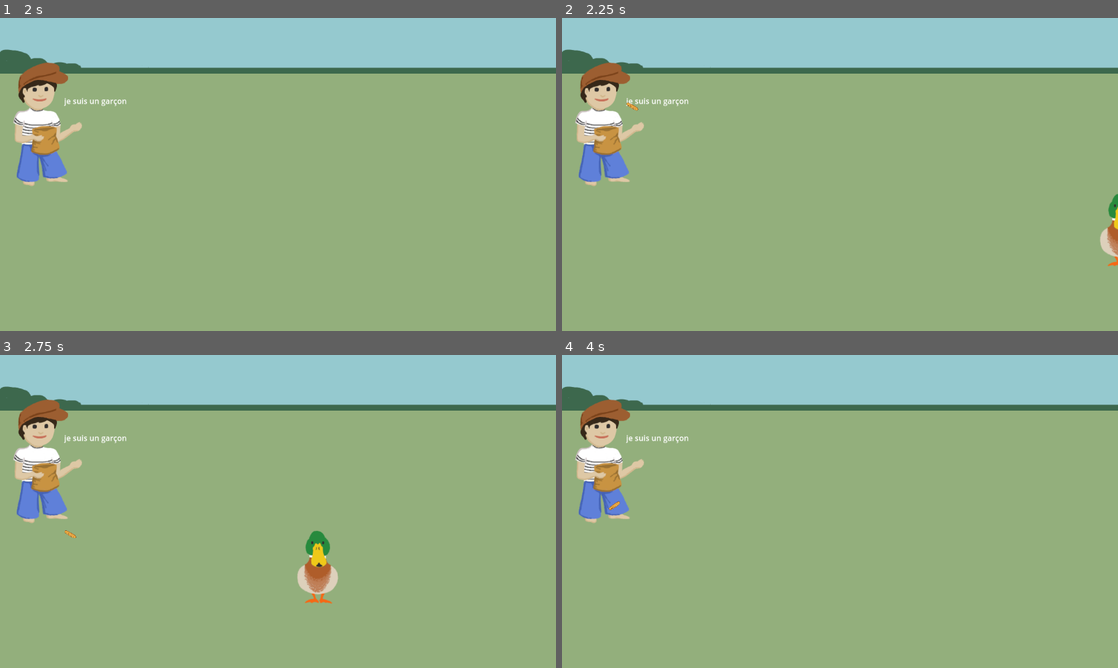
Above: before the commit, frames 1-4 (two rows, left to right).
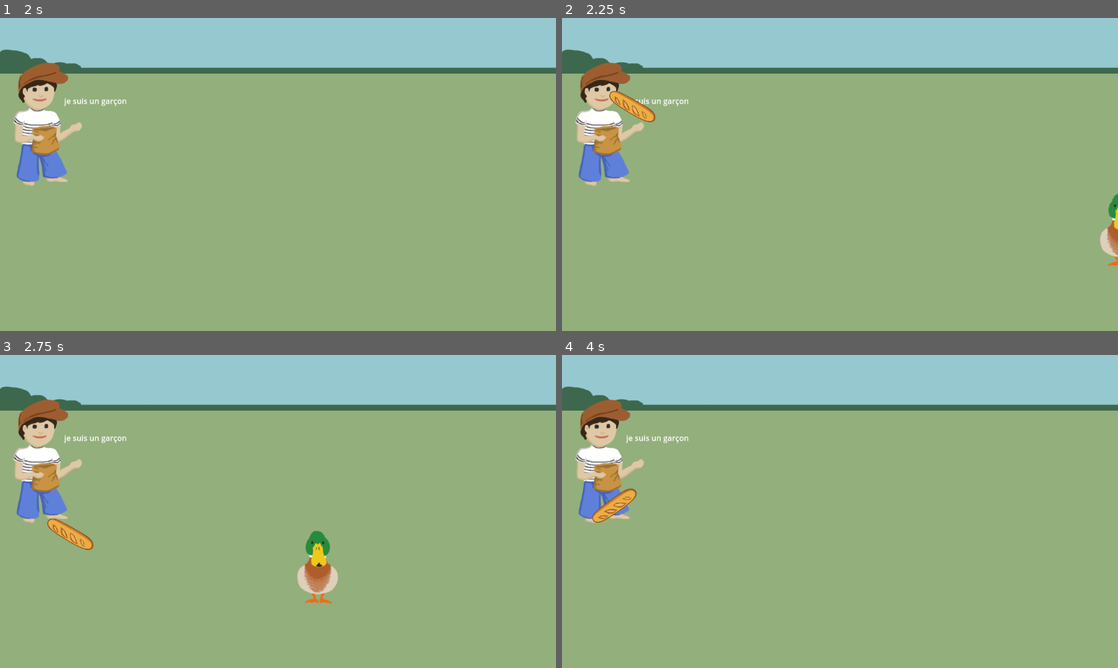
Above: after the commit, the same moments.

Repository: baguette-ballett/baguette-ballett
Game: Godot game, scene res://scenes/intro/intro.tscn
Same seed, same stepped clock (60 frames per second), same inputs: the game is played once before the commit and once after it.
Inputs:
- Up to frame 1 (2 s): click "Start" at 0.5 s; tap Enter at 1.25 s; hold Right (right) from 1.28 s (still down)
- Up to frame 2 (2.25 s): release Right (right) at 2.03 s; hold Left (left) from 2.03 s (still down)
- Up to frame 3 (2.75 s): keep holding Left (left)
- Up to frame 4 (4 s): release Left (left) at 2.78 s; hold Right (right) from 2.78 s (still down)

Frame 1 is identical in both runs. In frame 2, 0.4% of the frame differs, in the area x 8-17%, y 23-34%; in frame 3, 0.4%; in frame 4, 0.4%, in the area x 5-14%, y 42-54%.

Commit message:
fix baguette shape

Diff:
--- a/scenes/baguette/baguette.tscn
+++ b/scenes/baguette/baguette.tscn
@@ -9,17 +9,17 @@
 script = ExtResource("1_gruu6")
 
 [node name="baguette sprite" type="Sprite2D" parent="."]
-scale = Vector2(0.1, 0.1)
+scale = Vector2(0.4, 0.4)
 texture = ExtResource("2_fxtg6")
 
 [node name="baguette collision" type="CollisionPolygon2D" parent="."]
-scale = Vector2(0.1, 0.1)
-polygon = PackedVector2Array(76, 156, 250, -43, 366, -185, 421, -280, 432, -343, 424, -382, 397, -418, 362, -437, 319, -443, 272, -434, 223, -409, 144, -349, -7, -206, -112, -96, -221, 27, -324, 153, -385, 244, -409, 297, -417, 336, -416, 369, -404, 401, -383, 426, -353, 443, -313, 451, -266, 447, -226, 433, -188, 414, -121, 363)
+scale = Vector2(0.4, 0.4)
+polygon = PackedVector2Array(92, -99, 96, -94, 99, -89, 100, -85, 100, -72, 98, -65, 93, -55, 84, -42, 64, -17, 9, 45, -20, 76, -39, 93, -50, 100, -60, 104, -66, 106, -77, 106, -85, 103, -90, 100, -94, 96, -98, 88, -99, 82, -99, 74, -96, 65, -90, 52, -81, 39, -67, 21, -49, -1, -29, -22, 9, -61, 28, -79, 40, -89, 50, -97, 60, -102, 70, -105, 80, -105, 85, -103)
 
 [node name="baguette area" type="Area2D" parent="."]
 
 [node name="baguette area collision" type="CollisionPolygon2D" parent="baguette area"]
-scale = Vector2(0.1, 0.1)
-polygon = PackedVector2Array(76, 156, 250, -43, 366, -185, 421, -280, 432, -343, 424, -382, 397, -418, 362, -437, 319, -443, 272, -434, 223, -409, 144, -349, -7, -206, -112, -96, -221, 27, -324, 153, -385, 244, -409, 297, -417, 336, -416, 369, -404, 401, -383, 426, -353, 443, -313, 451, -266, 447, -226, 433, -188, 414, -121, 363)
+scale = Vector2(0.4, 0.4)
+polygon = PackedVector2Array(92, -99, 96, -94, 99, -89, 100, -85, 100, -72, 98, -65, 93, -55, 84, -42, 64, -17, 9, 45, -20, 76, -39, 93, -50, 100, -60, 104, -66, 106, -77, 106, -85, 103, -90, 100, -94, 96, -98, 88, -99, 82, -99, 74, -96, 65, -90, 52, -81, 39, -67, 21, -49, -1, -29, -22, 9, -61, 28, -79, 40, -89, 50, -97, 60, -102, 70, -105, 80, -105, 85, -103)
 
 [connection signal="body_entered" from="baguette area" to="." method="_on_baguette_area_entered"]
